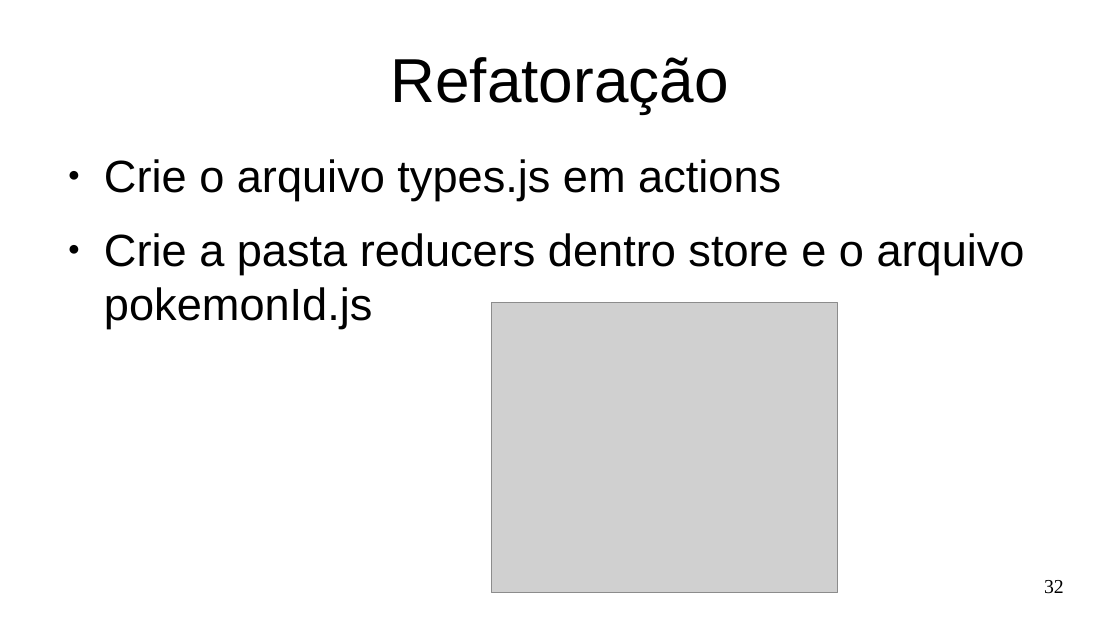
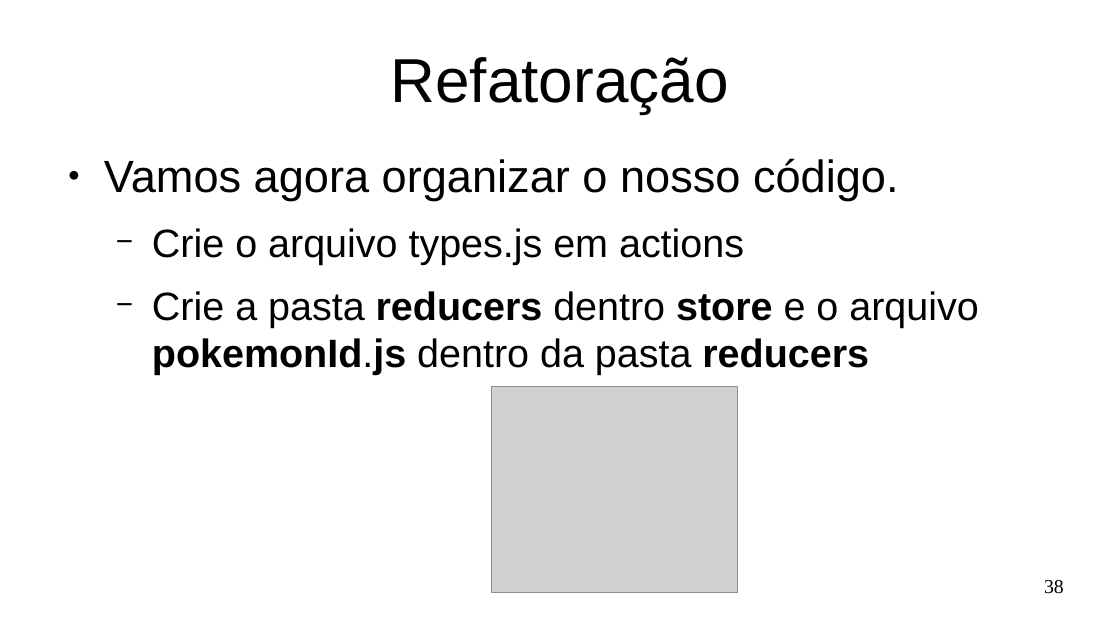
Before and after one commit to Marques-Dev/WEB_2020-1, a slide deck: slide 38 of SLIDES/aula08-redux-pokemon.odp (slide 32 before the commit). Drawn at 1120x630 pixels with LibreOffice and Linux fonts; fonts in the diff are those of the drawing; grey boxes stand for pictures. Boxes give left, top, right and bottom in pixels: in the first picture for what was removed or moved away, otherwise in the second. Text is boxed around its words. In the diff, an @@ line names an element or a change of style, - is before the commit and + after.

```diff
--- a/SLIDES/aula08-redux-pokemon.odp
+++ b/SLIDES/aula08-redux-pokemon.odp
@@ text at [104, 158, 899, 201]: paragraph added @@
+● Vamos agora organizar o nosso código.
@@ text at [152, 228, 744, 264]: size 32 to 28 pt in "Crie o arquivo types.js em actions"; bullet ● to −; list level 1 to 2 in "Crie o arquivo types.js em ..." @@
@@ text at [152, 291, 978, 375]: text changed; size 32 to 28 pt @@
-● Crie a pasta reducers dentro store e o arquivo pokemonId.js
+  − Crie a pasta reducers dentro store e o arquivo pokemonId.js dentro da pasta reducers
@@ picture: place and size @@
-picture at [491, 303, 837, 594]
+picture at [491, 386, 738, 593]
@@ page number at [1044, 580, 1064, 594]: text changed @@
-32
+38
```
Also in this commit, not shown: 7 other slides changed, 7 slides added, 1 slide removed, 3 other files.
